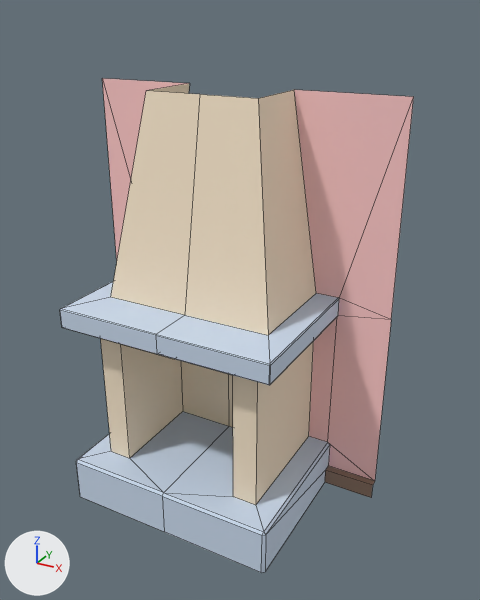
Renders of the FBX model Content/Game_Art/FBX/Archi/SM_Cheminee.fbx from each side of a commit.
Both versions are drawn from a camera (50 mm lens) standing at (0.91, -2.53, 2.91) and looking at (-0.79, 0.57, 1.36). The axes (+X, +Y, +Z) are drawn at lower left. The lights are the same throughout. Mesh edges are drawn as thin lines. Where no turn or scale is listed for an object, it has been applied to the vertices.

Objects in the first picture: 'SM_Cheminee'.
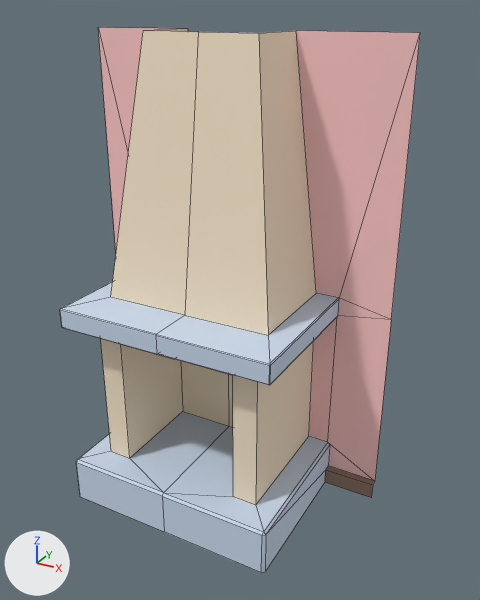
Location of each change, [x1, y1, x2, y2] in pixels of the pictures (480 x 600 px; the box of a moved part takes in the faces that stretch with it):
'SM_Cheminee', reshaped (10% taller): before [60, 78, 414, 573]; after [60, 27, 420, 573]
part 1 of me_mesh, moved or reshaped: before [102, 78, 414, 335]; after [98, 27, 420, 335]

The change in detail:
me_mesh has 91 vertices, 82 faces and spans x -2.0..0.0, y 0.0..0.95, z 0.0..2.5.
me_mesh is used by ob_sm_cheminee; location (0.0, 0.0, 0.0).
Before the commit, vertices of me_mesh: 0 (-1.34, 0.95, 2.5) at pixel (189, 83), 6 (-2.0, 0.95, 2.5) at pixel (102, 78), 9 (-1.0, 0.52, 2.5) at pixel (199, 94), 18 (-1.34, 0.52, 2.5) at pixel (146, 90), 49 (0.0, 0.95, 2.5) at pixel (413, 96).
Before the commit, vertices of me_mesh: 65 (-0.66, 0.52, 2.5) at pixel (258, 98), 69 (-0.66, 0.95, 2.5) at pixel (294, 89).
Part 1, on me_mesh:
Vertices 0, 6, 9, 18, 49, 65, 69 of me_mesh move by (0.0, 0.0, 0.3).
